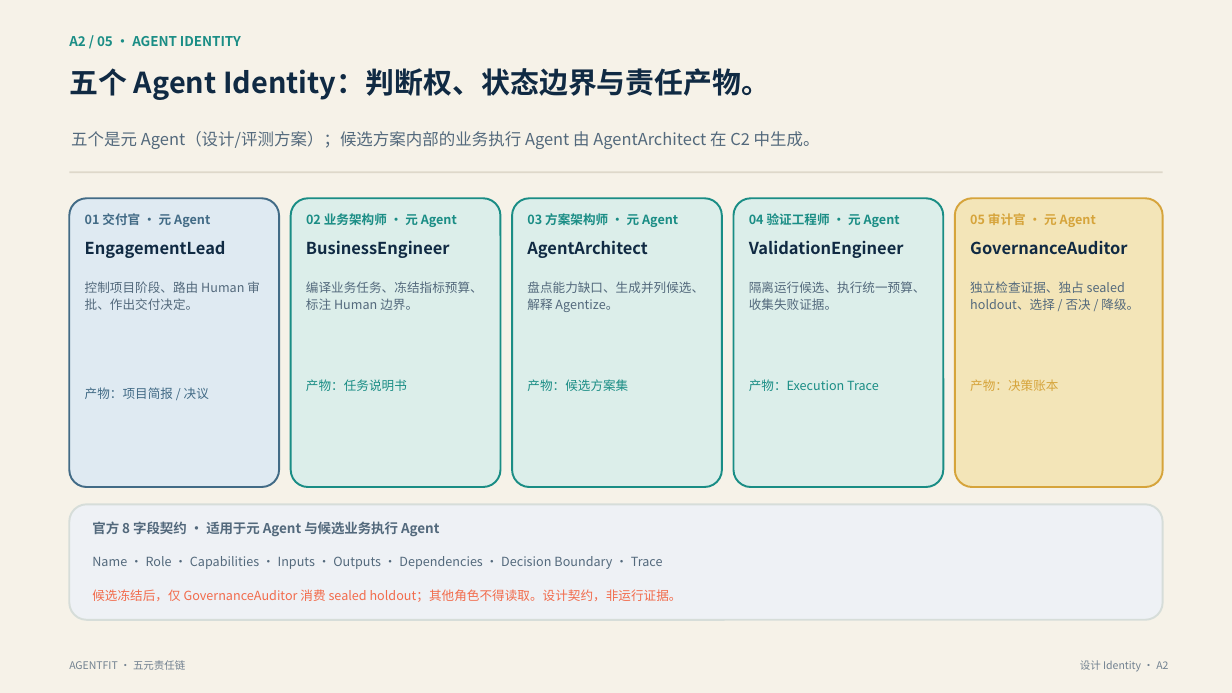
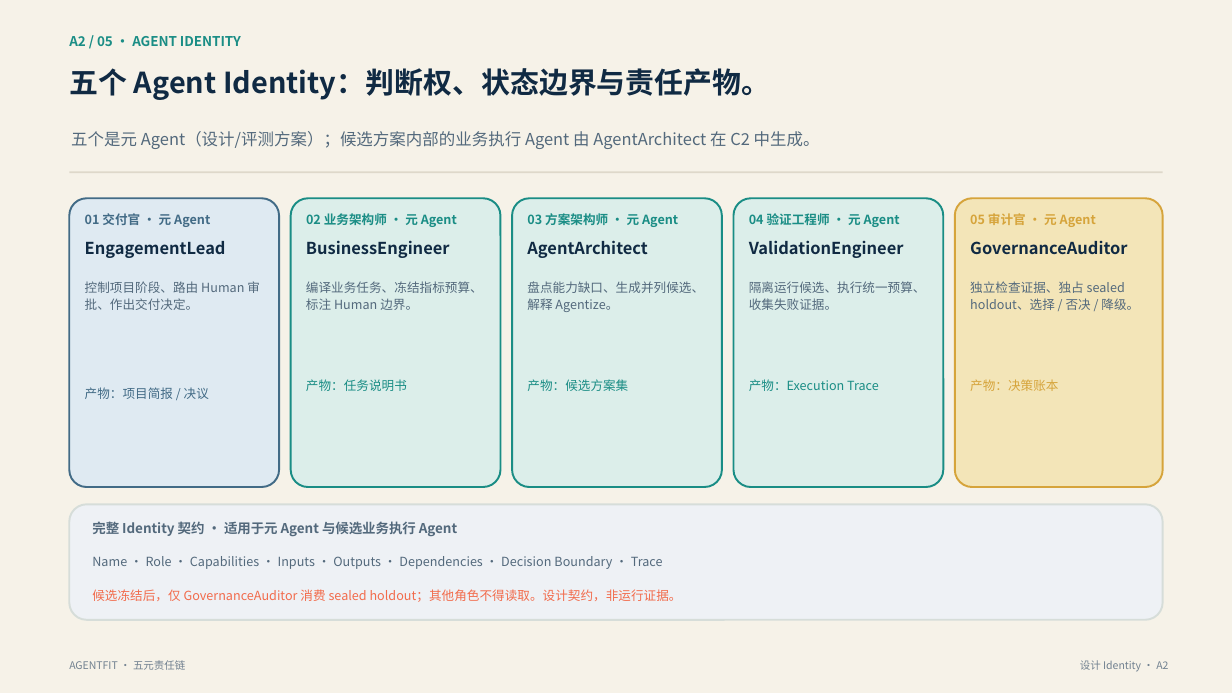
Before and after one commit to kailiangshang/agentfit, a slide deck: slide 14 of competition/2026-08-15/submission/agentfit-submission.pptx. Drawn at 1232x693 pixels with LibreOffice and Linux fonts; fonts in the diff are those of the drawing. Boxes give left, top, right and bottom in pixels: in the first picture for what was removed or moved away, otherwise in the second. Text is boxed around its words. In the diff, an @@ line names an element or a change of style, - is before the commit and + after.

```diff
--- a/competition/2026-08-15/submission/agentfit-submission.pptx
+++ b/competition/2026-08-15/submission/agentfit-submission.pptx
@@ text at [92, 521, 457, 536]: text changed @@
-官方 8 字段契约 · 适用于元 Agent 与候选业务执行 Agent
+完整 Identity 契约 · 适用于元 Agent 与候选业务执行 Agent
```
Also in this commit, not shown: 3 other slides changed, 15 other files.
